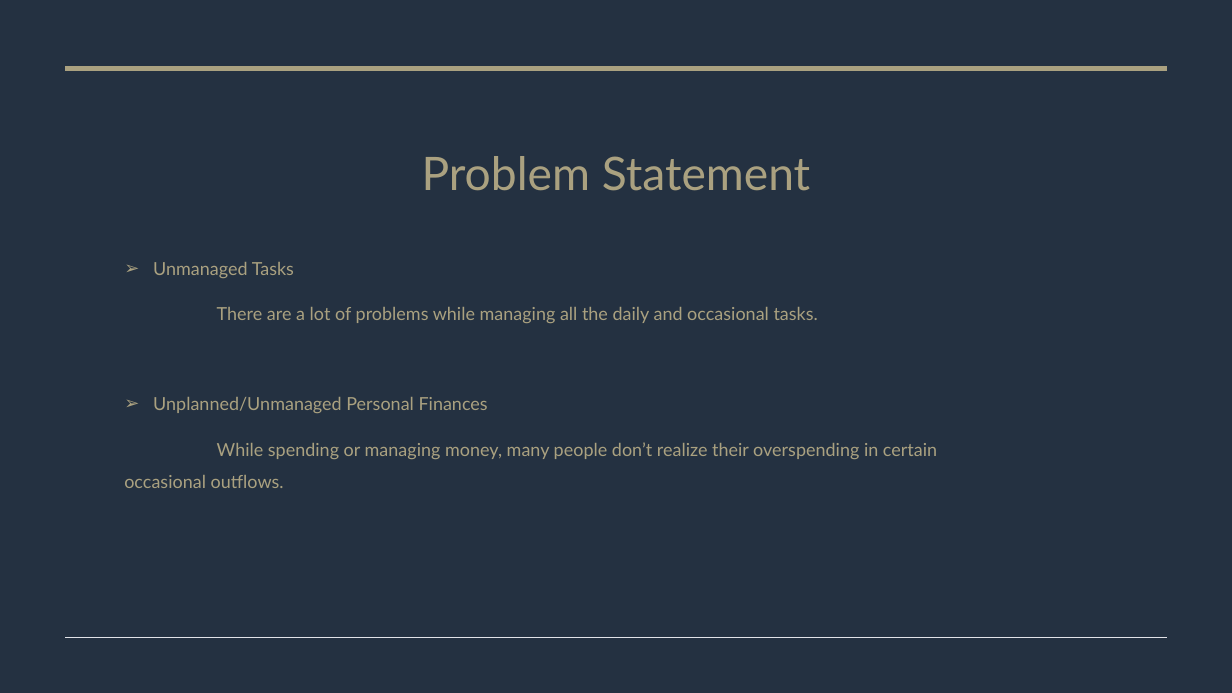
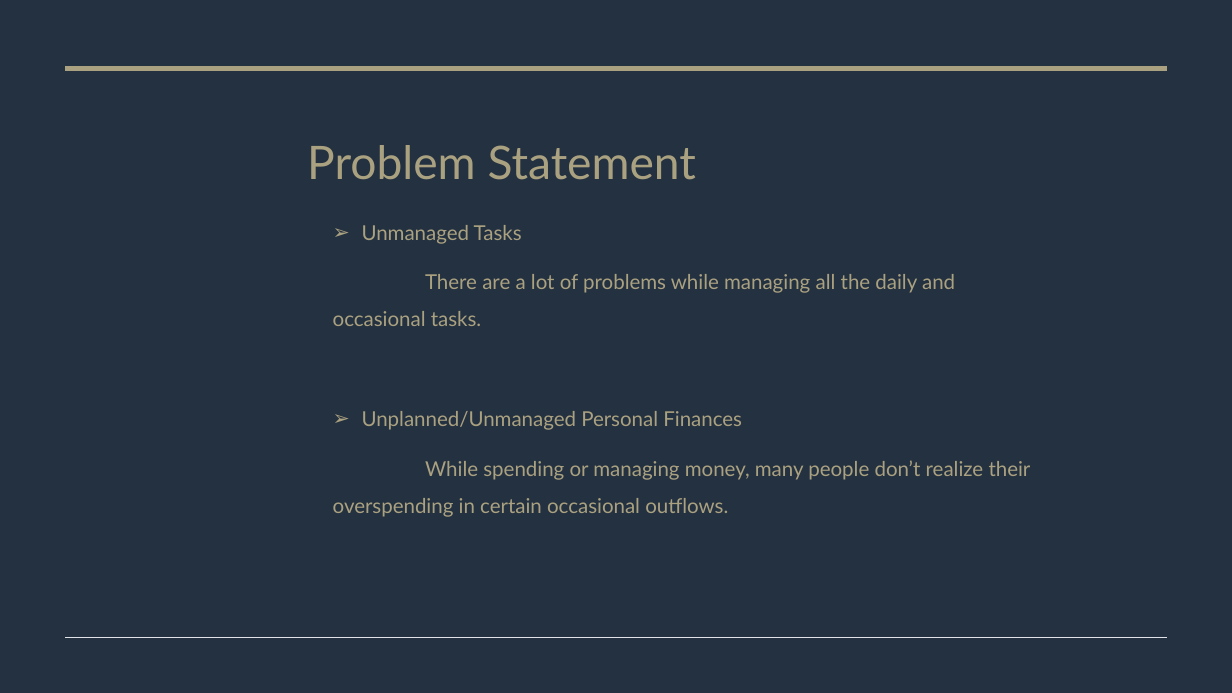
Before and after one commit to Janice1828/daily_activities-personal_finance_tracker, a slide deck: slide 3 of Daily Activities & Personal Finance Tracker.pptx. Drawn at 1232x693 pixels with LibreOffice and Linux fonts; fonts in the diff are those of the drawing. Boxes give left, top, right and bottom in pixels: in the first picture for what was removed or moved away, otherwise in the second. Text is boxed around its words. In the diff, an @@ line names an element or a change of style, - is before the commit and + after.

Commit message:
summary of finance

```diff
--- a/Daily Activities & Personal Finance Tracker.pptx
+++ b/Daily Activities & Personal Finance Tracker.pptx
@@ title "Problem Statement": place and size @@
-title "Problem Statement" at bbox=[422, 156, 810, 191]
+title "Problem Statement" at bbox=[307, 145, 696, 180]
@@ subtitle "Unmanaged Tasks": place and size @@
-subtitle "Unmanaged Tasks" at bbox=[124, 262, 937, 488]
+subtitle "Unmanaged Tasks" at bbox=[333, 225, 1031, 517]
@@ subtitle "Unmanaged Tasks" at bbox=[333, 225, 1031, 517]: size 14 to 16 pt @@
```
Also in this commit, not shown: 9 other slides changed, 3 slides added, 14 other files.
